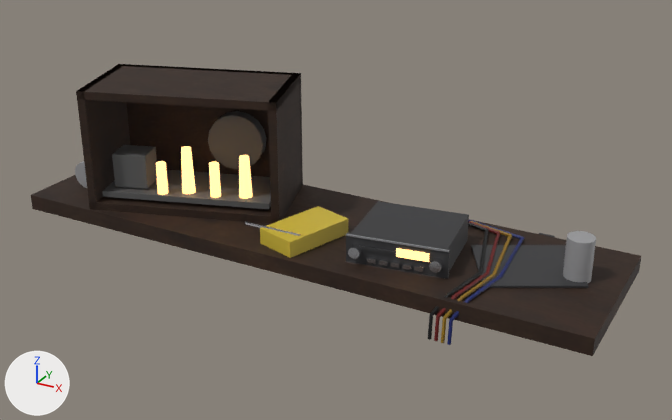
A saved change to the glTF model tools/_home-opening/masters/models/repair-shelf.glb.
One viewpoint serves both versions: a camera (50 mm lens) standing at (0.849, -1.451, 0.864) and looking at (0.047, 0.007, 0.135). Lighting does not change. The marker at lower left points along +X, +Y and +Z. The picture after the commit comes second. Vertices at exactly the same position are counted once.

In view in the first picture: 'repairshelf'.
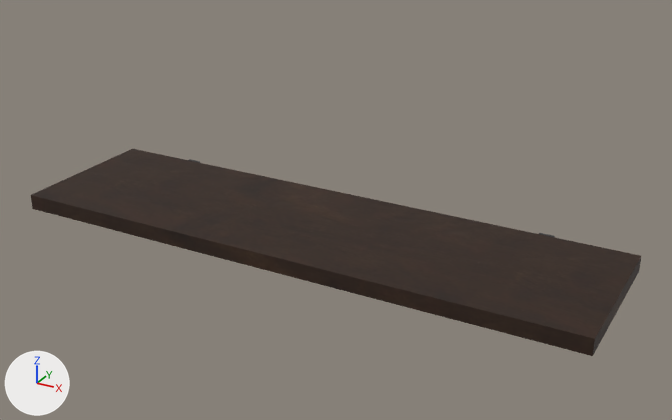
Boxes [x1, y1, x2, y2] around the edits, measured in the pictures (672 x 420 px):
'repairshelf', reshaped (29% shorter)
    before: [31, 64, 641, 356]
    after: [31, 149, 641, 356]
part 1 of me_repairshelf, deleted
    before: [75, 64, 596, 345]

Patch to the scene script:
```diff
--- a/tools/_home-opening/masters/models/repair-shelf.glb.py
+++ b/tools/_home-opening/masters/models/repair-shelf.glb.py
@@ me_repairshelf @@
 # used by ob_repairshelf; location = (0.0, 0.0, 0.0)
-me_repairshelf.from_pydata(...)  # 698 vertices, 1236 faces; spans x -0.6..0.6, y -0.175..0.175, z 0.0..0.347
+me_repairshelf.from_pydata(...)  # 56 vertices, 84 faces; spans x -0.6..0.6, y -0.162..0.175, z 0.0..0.097
+# me_repairshelf part 1: 34 loose pieces with 642 vertices, spanning x -0.549..0.547, y -0.175..0.165, z 0.022..0.347, are deleted
 me_repairshelf.materials.append(mat_shelf_wood)
 me_repairshelf.materials.append(mat_paint)
-me_repairshelf.materials.append(mat_glow)
-me_repairshelf.materials.append(mat_chrome)
```
